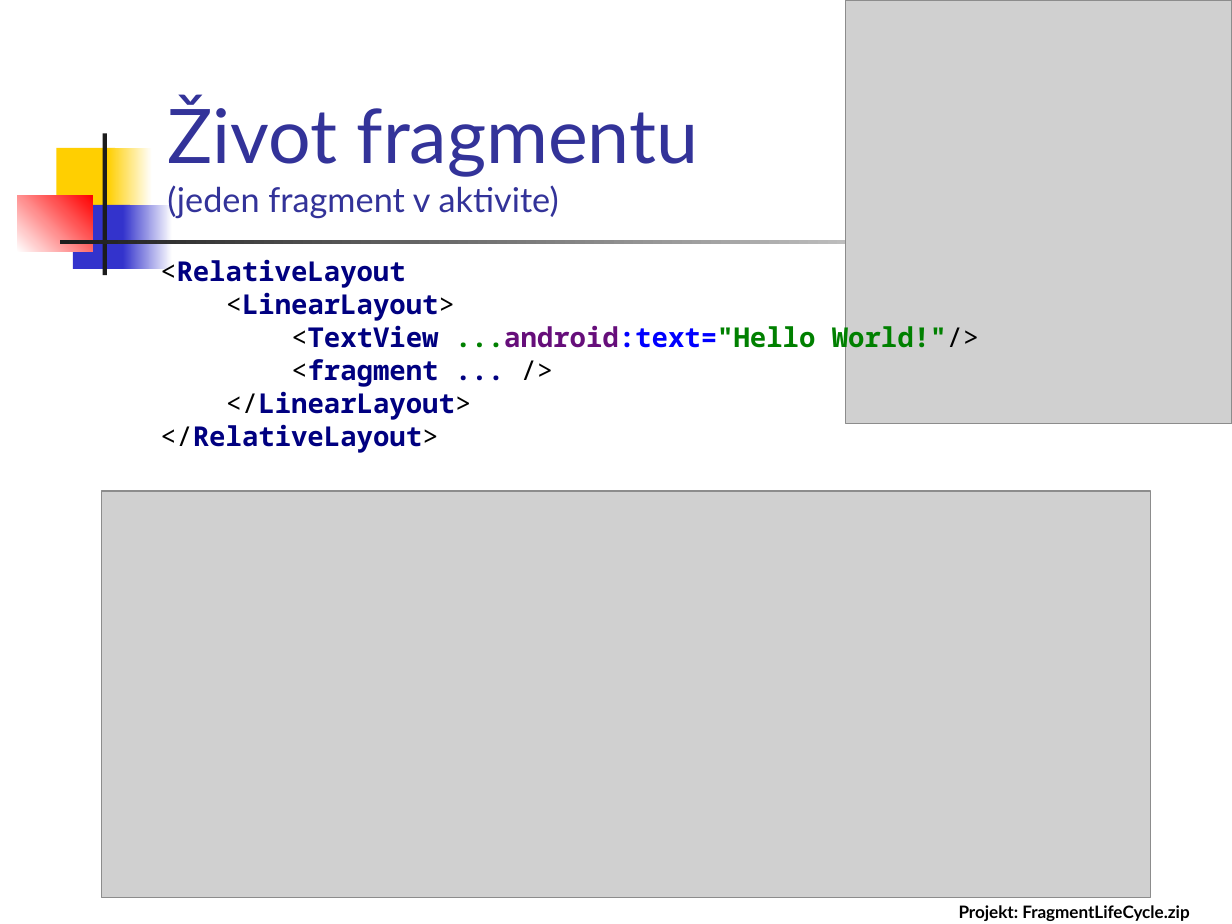
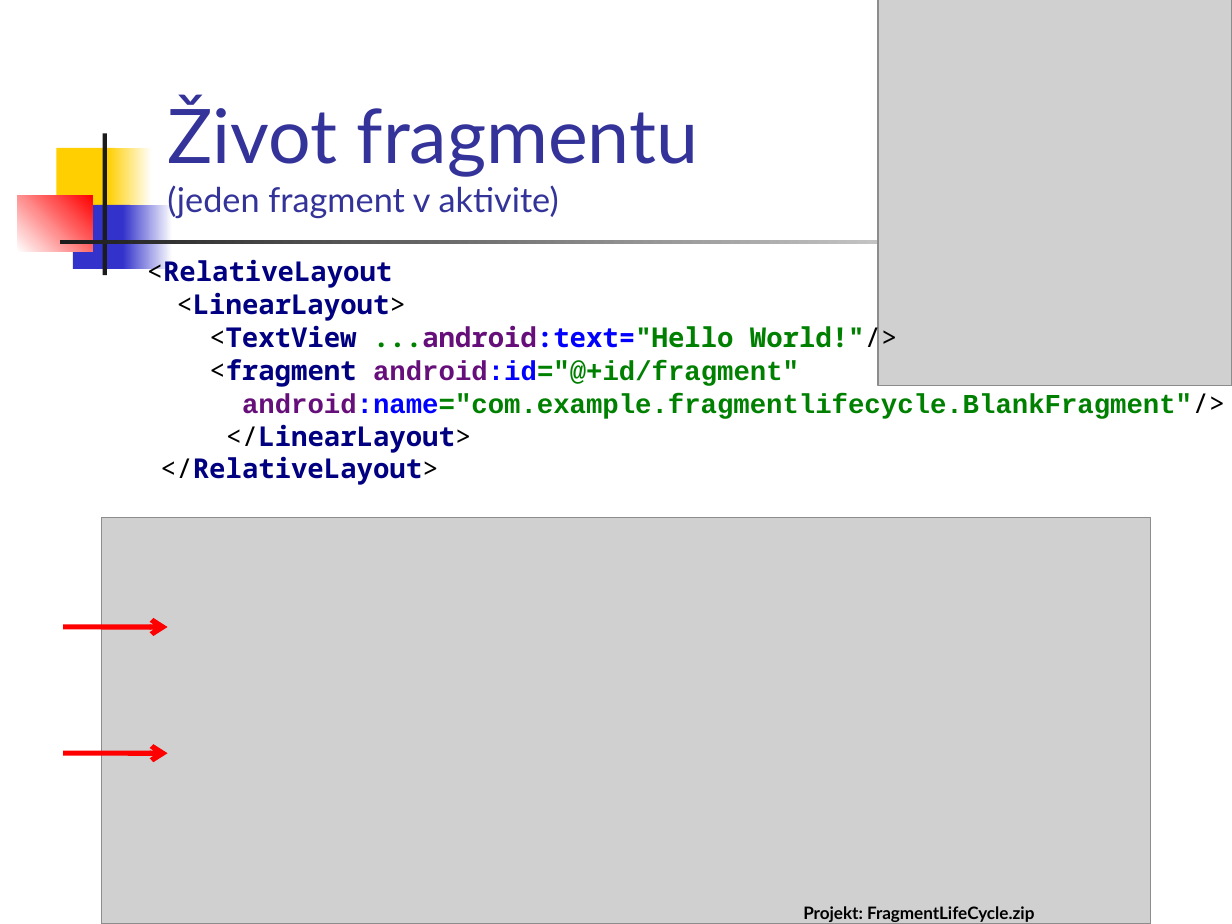
Before and after one commit to vmandro/Prednasky, a slide deck: slide 9 of 07/07_Android.ppt (slide 7 before the commit). Drawn at 1232x924 pixels with LibreOffice and Linux fonts; fonts in the diff are those of the drawing; grey boxes stand for pictures. Boxes give left, top, right and bottom in pixels: in the first picture for what was removed or moved away, otherwise in the second. Text is boxed around its words. In the diff, an @@ line names an element or a change of style, - is before the commit and + after.

```diff
--- a/07/07_Android.ppt
+++ b/07/07_Android.ppt
@@ picture: place and size @@
-picture at (845, 0, 1232, 424)
+picture at (878, 0, 1232, 386)
@@ text at (147, 256, 1225, 485): text changed; text colour #000080 to #008000 @@
-<RelativeLayout
-<LinearLayout>
-<TextView ...android:text="Hello World!"/>
-<fragment ... />
-</LinearLayout>
-</RelativeLayout>
+<RelativeLayout
+<LinearLayout>
+<TextView ...android:text="Hello World!"/>
+<fragment android:id="@+id/fragment"
+android:name="com.example.fragmentlifecycle.BlankFragment"/>
+</LinearLayout>
+</RelativeLayout>
@@ picture: place and size @@
-picture at (102, 492, 1151, 898)
+picture at (102, 517, 1151, 924)
@@ arrow added from (63, 627) to (168, 627), #FF0000 3 pt @@
@@ arrow added from (63, 753) to (168, 753), #FF0000 3 pt @@
@@ text "Projekt: FragmentLifeCycle.zip": place and size @@
-text "Projekt: FragmentLifeCycle.zip" at (959, 905, 1189, 921)
+text "Projekt: FragmentLifeCycle.zip" at (803, 906, 1034, 924)
```
Also in this commit, not shown: 23 other slides changed, 9 slides added, 2 slides removed, 1 other file.
